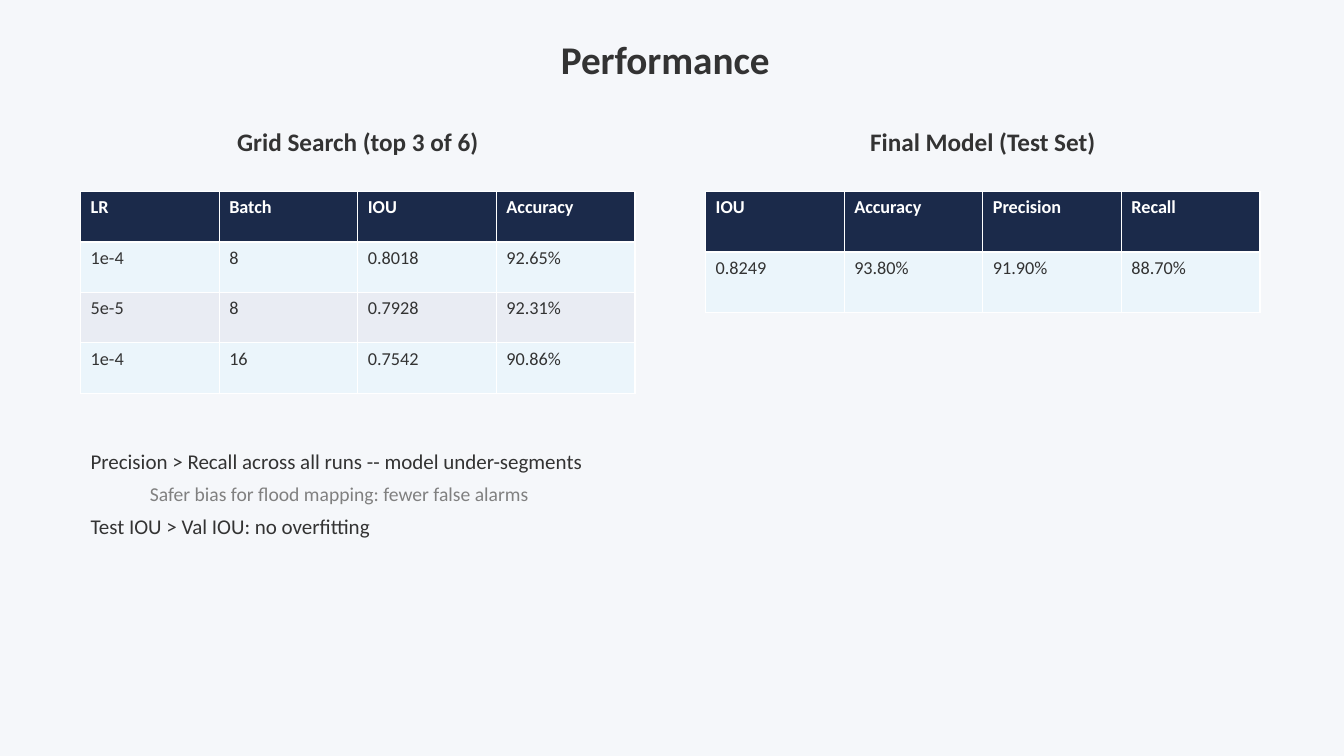
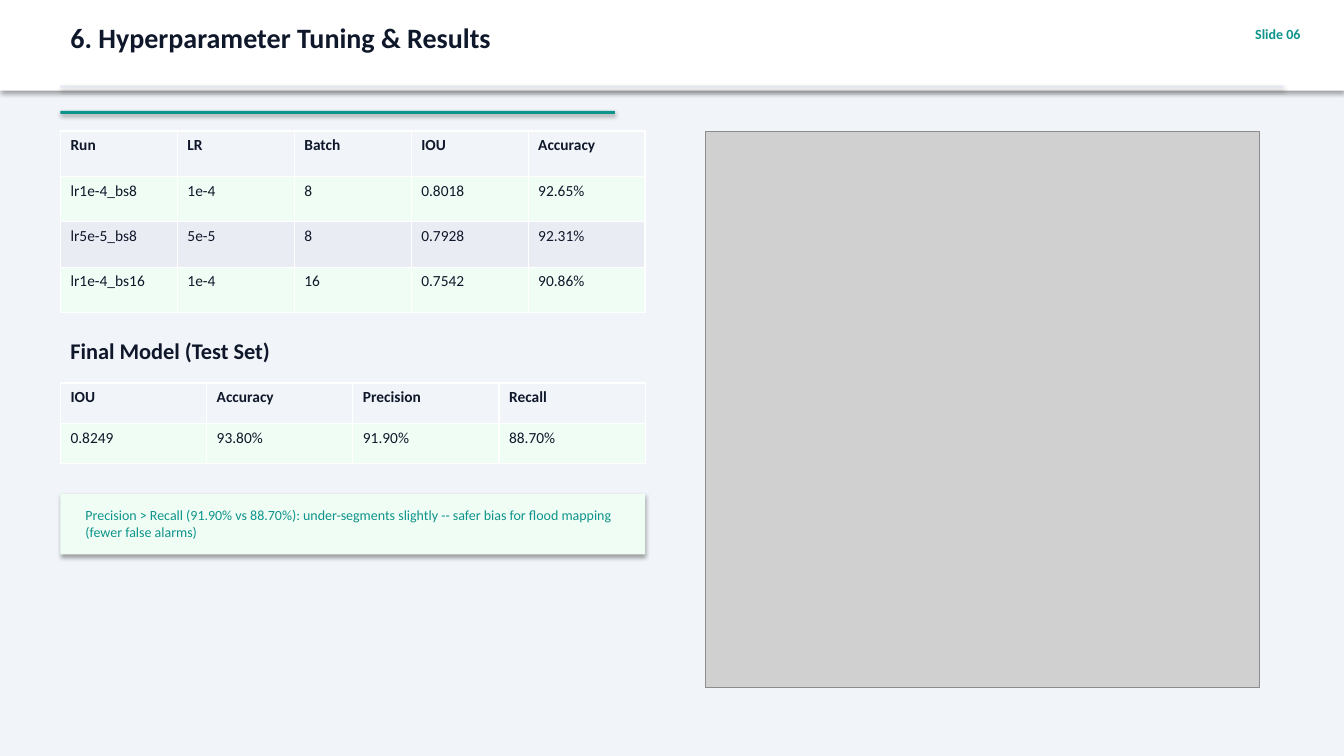
Before and after one commit to Angelgupta13/water-segementation, a slide deck: slide 6 of presentation.pptx (slide 4 before the commit). Drawn at 1344x756 pixels with LibreOffice and Linux fonts; fonts in the diff are those of the drawing; grey boxes stand for pictures. Boxes give left, top, right and bottom in pixels: in the first picture for what was removed or moved away, otherwise in the second. Text is boxed around its words. In the diff, an @@ line names an element or a change of style, - is before the commit and + after.

Commit message:
feat: professional 10-slide presentation with real EDA images, fix docker-compose healthcheck, update URLs

```diff
--- a/presentation.pptx
+++ b/presentation.pptx
@@ background #F5F7FA to #F1F5F9 @@
@@ rectangle added at [0,0,1344,91], fill #FFFFFF @@
@@ text added at [70,28,490,53], 20 pt, text #0F172A, bold @@
+6. Hyperparameter Tuning & Results
@@ text added at [1255,29,1300,39], 10 pt, text #0D948B, bold @@
+Slide 06
@@ text removed at [561,46,770,75] @@
-Performance
@@ rectangle added at [60,86,1284,88], fill #E2E8F0 @@
@@ rectangle added at [60,111,615,114], fill #0D948B @@
@@ table at [60,131,645,313] @@
+column 1: Run | lr1e-4_bs8 | lr5e-5_bs8 | lr1e-4_bs16
@@ table: place and size @@
-table at [81,192,637,393]
+table at [60,131,645,313]
@@ text removed at [237,132,479,155] @@
-Grid Search (top 3 of 6)
@@ picture added at [706,131,1260,688] @@
@@ text "Final Model (Test Set)": place and size @@
-text "Final Model (Test Set)" at [870,132,1095,155]
+text "Final Model (Test Set)" at [70,342,270,362]
@@ text "Final Model (Test Set)" at [70,342,270,362]: size 18 to 16 pt, text colour #333333 to #0F172A; alignment centre to left @@
@@ table at [60,383,645,464] @@
@@ fill #1B2A4A to #F1F5F9 in row 1 @@
@@ fill #EBF5FB to #F0FDF4 in row 2 @@
@@ size 13 to 11 pt @@
@@ text colour #FFFFFF to #0F172A in "IOU", "Accuracy", "Precision", "Recall" @@
@@ text colour #333333 to #0F172A in "0.8249", "93.80%", "91.90%", "88.70%" @@
@@ table: place and size @@
-table at [706,192,1262,313]
+table at [60,383,645,464]
@@ rectangle added at [60,494,645,555], fill #F0FDF4 @@
@@ text at [85,510,612,539]: text changed; size 15 to 10 pt; text colour #333333 to #0D948B @@
-Precision > Recall across all runs -- model under-segments
-  Safer bias for flood mapping: fewer false alarms
-Test IOU > Val IOU: no overfitting
+Precision > Recall (91.90% vs 88.70%): under-segments slightly -- safer bias for flood mapping (fewer false alarms)
```
Also in this commit, not shown: 6 other slides changed, 3 slides added, 1 slide removed, 4 other files.
